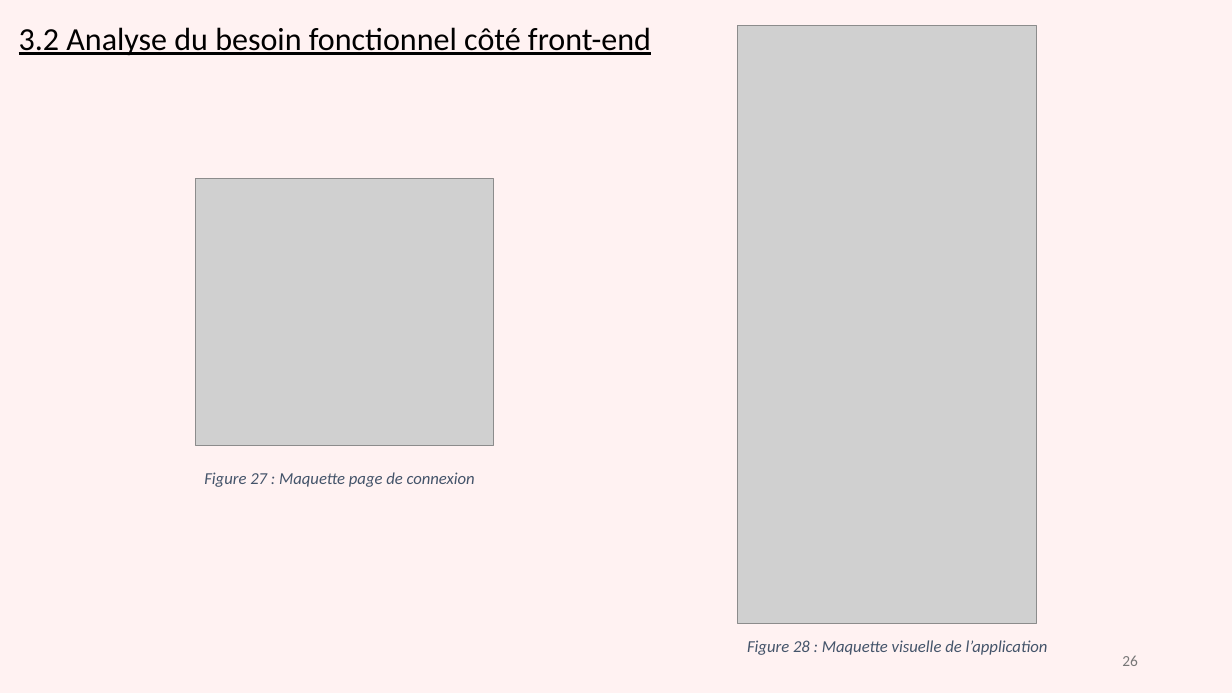
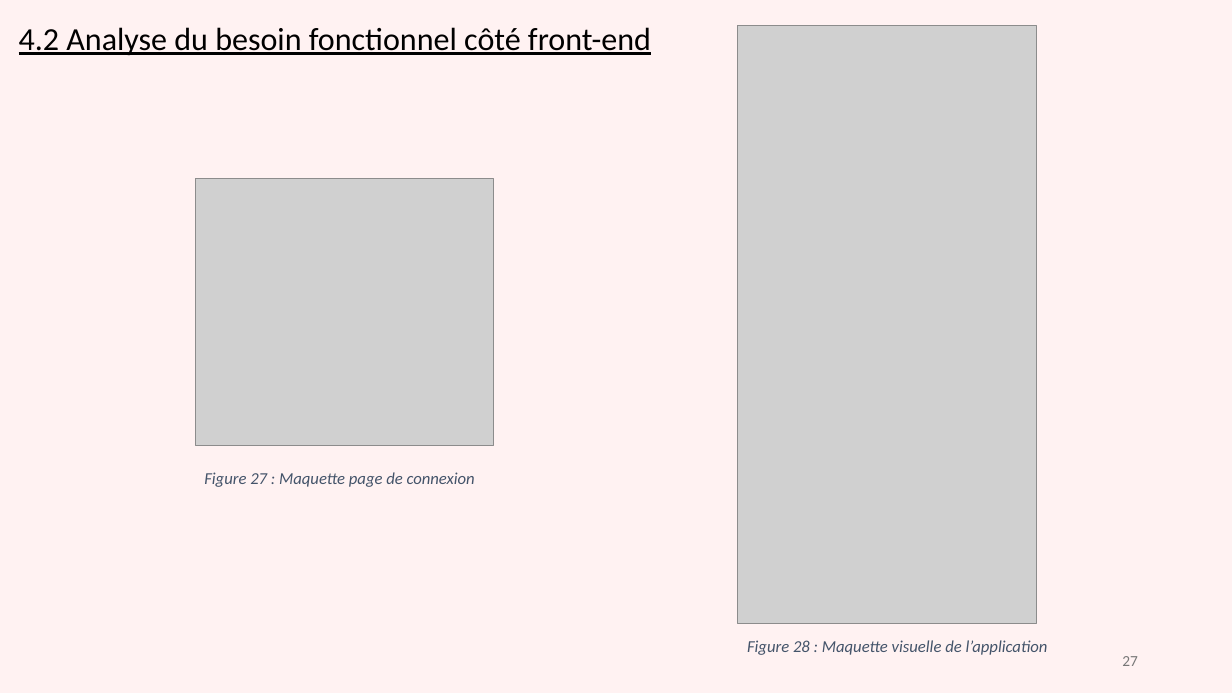
Before and after one commit to gdaume24/Projet-chef-oeuvre, a slide deck: slide 27 of E1/diapo.PPTX (slide 26 before the commit). Drawn at 1232x693 pixels with LibreOffice and Linux fonts; fonts in the diff are those of the drawing; grey boxes stand for pictures. Boxes give left, top, right and bottom in pixels: in the first picture for what was removed or moved away, otherwise in the second. Text is boxed around its words. In the diff, an @@ line names an element or a change of style, - is before the commit and + after.

```diff
--- a/E1/diapo.PPTX
+++ b/E1/diapo.PPTX
@@ text at bbox=[19, 27, 651, 56]: text changed @@
-3.2 Analyse du besoin fonctionnel côté front-end
+4.2 Analyse du besoin fonctionnel côté front-end
@@ page number at bbox=[1122, 656, 1138, 666]: text changed @@
-26
+27
```
Also in this commit, not shown: 12 other slides changed, 2 slides added, 2 slides removed, 4 other files.
